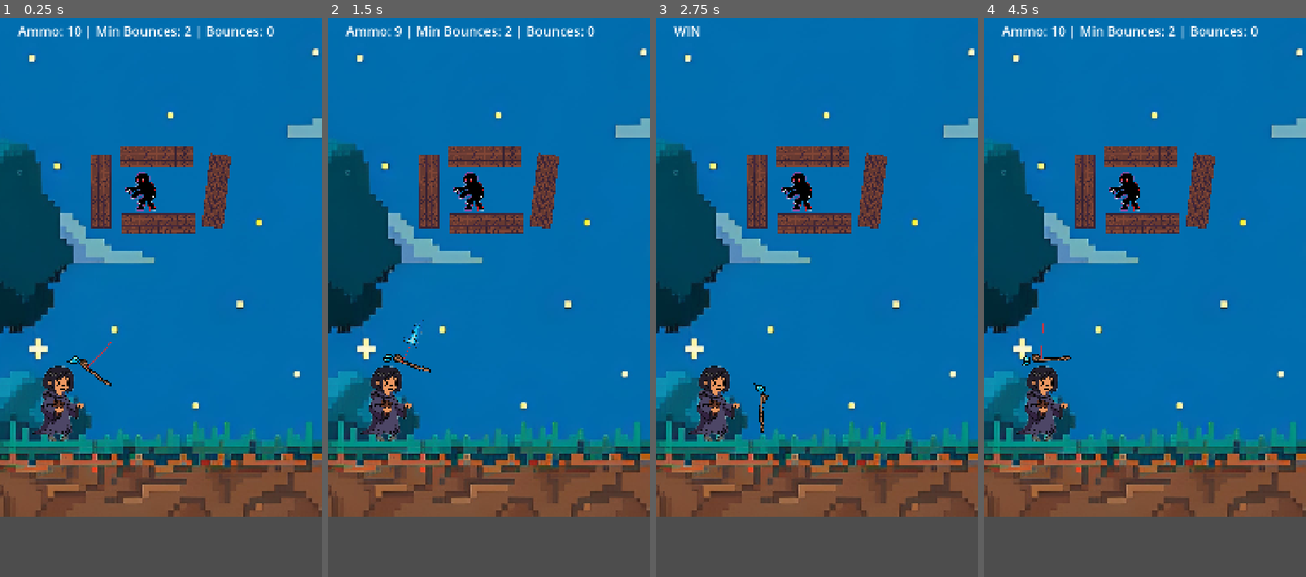
Above: before the commit, frames 1-4 (left to right).
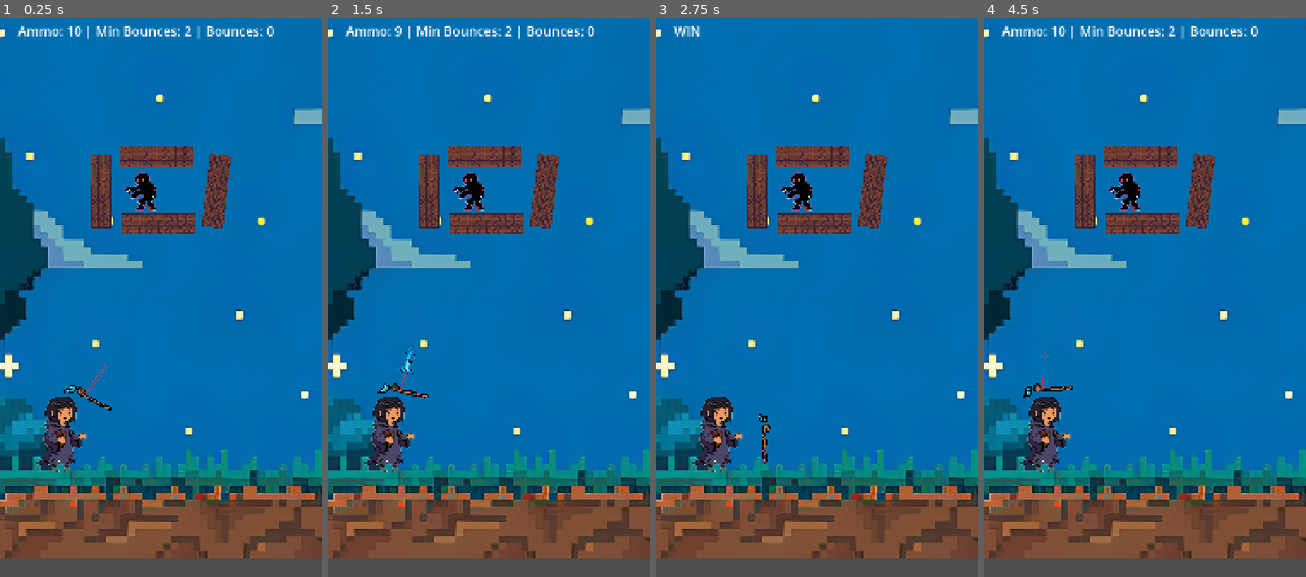
Above: after the commit, the same moments.

Repository: imdevanshrajesh/ragebait-wizardry
Game: Godot game, scene res://level_3.tscn
Same seed, same stepped clock (60 frames per second), same inputs: the game is played once before the commit and once after it. This scene is started directly instead of the project's main scene.
Inputs (mouse positions are in pixels of both pictures, inside the frame that each line leads up to):
- Up to frame 1 (0.25 s): no input
- Up to frame 2 (1.5 s): tap Enter at 0.5 s; move the mouse to (559, 263) at 0.52 s; hold R 0.53-1.28 s; tap Space at 1.25 s; move the mouse to (424, 319) at 1.27 s; click (424, 319) at 1.35 s
- Up to frame 3 (2.75 s): tap R at 1.55 s; tap Enter at 2 s; move the mouse to (849, 163) at 2.02 s; hold R from 2.03 s (still down)
- Up to frame 4 (4.5 s): tap Space at 2.75, 4.25 s; move the mouse to (1128, 403) at 2.77 s; release R at 2.78 s; tap R at 2.85, 4.35 s; tap Enter at 3.5 s; move the mouse to (1241, 375) at 3.52 s; hold R 3.53-4.28 s; click (1241, 375) at 3.6 s; move the mouse to (1048, 202) at 4.27 s

The runs differ from the first frame. In frame 1, 28% of the frame differs, in the area x 0-100%, y 1-97%; in frame 2, 28%; in frame 3, 28%; in frame 4, 28%.

Commit message:
Fixes

Diff:
--- a/level_3.tscn
+++ b/level_3.tscn
@@ -82,6 +82,7 @@
 position = Vector2(-1, -1)
 script = SubResource("GDScript_ootpb")
 required_bounces = 2
+next_level_path = "uid://cahjb2ymw0w7g"
 
 [node name="StaticBody2D" type="StaticBody2D" parent="." unique_id=1347023165]
 position = Vector2(283, 1806)
@@ -94,7 +95,7 @@
 
 [node name="Background" type="Sprite2D" parent="StaticBody2D" unique_id=1715237922]
 position = Vector2(145.02852, -282.9826)
-scale = Vector2(0.37618747, 0.3761876)
+scale = Vector2(0.43102035, 0.4310205)
 texture = ExtResource("1_br4so")
 
 [node name="Enemies" type="Node2D" parent="." unique_id=2113964160]
@@ -113,7 +114,7 @@
 text = "WIN"
 
 [node name="Player" parent="." unique_id=939501367 instance=ExtResource("3_rka8t")]
-position = Vector2(78, 1134.0001)
+position = Vector2(87, 1235.0001)
 scale = Vector2(0.84284097, 0.8248574)
 
 [node name="Wall" type="StaticBody2D" parent="." unique_id=233863487 groups=["walls"]]
--- a/level_4.tscn
+++ b/level_4.tscn
@@ -76,10 +76,9 @@
 size = Vector2(1248.25, 309)
 
 [node name="Level4" type="Node2D" unique_id=832187486]
-position = Vector2(5, 0)
+position = Vector2(3, 0)
 script = SubResource("GDScript_ootpb")
 required_bounces = 3
-next_level_path = "uid://bl1jmapggn37x"
 
 [node name="StaticBody2D" type="StaticBody2D" parent="." unique_id=1347023165]
 position = Vector2(283, 1806)
--- a/level_5.tscn
+++ /dev/null
@@ -1,217 +0,0 @@
-[gd_scene format=3 uid="uid://dh61gxwo738kl"]
-
-[ext_resource type="Texture2D" uid="uid://coejp15hiaaps" path="res://Assets/Images/Backgrounds/bg8.jpg" id="1_ugxsx"]
-[ext_resource type="PackedScene" uid="uid://cpoaij2cyvhs5" path="res://enemy.tscn" id="2_ihfcg"]
-[ext_resource type="Texture2D" uid="uid://cqnyniwa22cm3" path="res://Assets/Images/Walls/brick2.png" id="3_48hld"]
-[ext_resource type="PackedScene" uid="uid://b2ujtvgm0slhk" path="res://player.tscn" id="3_rka8t"]
-
-[sub_resource type="GDScript" id="GDScript_ootpb"]
-script/source = "extends Node2D
-
-@export var required_bounces: int = 1
-@export_file(\"*.tscn\") var next_level_path: String = \"\"
-
-@onready var enemies_folder: Node2D = $Enemies
-@onready var ui: CanvasLayer = $UI
-@onready var label: Label = $UI/Label
-@onready var player: Node2D = $Player
-var sound_played: bool = false
-var transitioning: bool = false
-
-func _ready() -> void:
-	ui.visible = true
-	label.position = Vector2(60, 60)
-	label.add_theme_font_size_override(\"font_size\", 44)
-	label.add_theme_color_override(\"font_color\", Color.WHITE)
-	if required_bounces > 1:
-		player.required_bounces = required_bounces
-
-func get_target_next_level() -> String:
-	if next_level_path != \"\":
-		return next_level_path
-	if scene_file_path.ends_with(\"level_1.tscn\") and ResourceLoader.exists(\"res://level_2.tscn\"):
-		return \"res://level_2.tscn\"
-	if scene_file_path.ends_with(\"level_2.tscn\") and ResourceLoader.exists(\"res://level_3.tscn\"):
-		return \"res://level_3.tscn\"
-	return \"\"
-
-func _process(_delta: float) -> void:
-	if Input.is_key_pressed(KEY_R):
-		get_tree().reload_current_scene()
-		return
-	if enemies_folder.get_child_count() == 0:
-		var target := get_target_next_level()
-		if target != \"\":
-			label.text = \"YOU WIN! Loading Next Level...\"
-			if not transitioning:
-				transitioning = true
-				await get_tree().create_timer(1.0).timeout
-				get_tree().change_scene_to_file(target)
-		else:
-			label.text = \"YOU BEAT THE GAME! (Press R to Replay)\"
-	elif not is_instance_valid(player) or player.is_dead:
-		if sound_played == false:
-			sound_played = true
-			var sfx = AudioStreamPlayer.new()
-			sfx.stream = load(\"res://Assets/death.mp3\")
-			add_child(sfx)
-			sfx.play()
-		label.text = \"YOU DIED! (Press R to Retry)\"
-	elif player.ammo <= 0 and get_tree().get_nodes_in_group(\"bullets\").is_empty():
-		label.text = \"OUT OF AMMO! (Press R to Retry)\"
-	else:
-		var current_bounces := 0
-		if is_instance_valid(player.last_bullet):
-			current_bounces = player.last_bullet.bounces_done
-		label.text = \"Ammo: \" + str(player.ammo) + \" | Min Bounces: \" + str(player.required_bounces) + \" | Bounces: \" + str(current_bounces)
-"
-
-[sub_resource type="RectangleShape2D" id="RectangleShape2D_ofp2b"]
-size = Vector2(463.86035, 94.14612)
-
-[sub_resource type="RectangleShape2D" id="RectangleShape2D_p1rdq"]
-size = Vector2(1189, 710)
-
-[sub_resource type="RectangleShape2D" id="RectangleShape2D_br4so"]
-size = Vector2(326.25, 309)
-
-[sub_resource type="RectangleShape2D" id="RectangleShape2D_8ons7"]
-size = Vector2(1189, 710)
-
-[node name="Level3" type="Node2D" unique_id=832187486]
-position = Vector2(-1, -1)
-script = SubResource("GDScript_ootpb")
-required_bounces = 2
-
-[node name="StaticBody2D" type="StaticBody2D" parent="." unique_id=1347023165]
-position = Vector2(283, 1806)
-scale = Vector2(3.6751392, 3.6751378)
-
-[node name="CollisionShape2D" type="CollisionShape2D" parent="StaticBody2D" unique_id=716720944]
-position = Vector2(-5.4419703, 54.96392)
-scale = Vector2(1.0000002, 1.0000001)
-shape = SubResource("RectangleShape2D_ofp2b")
-
-[node name="Background" type="Sprite2D" parent="StaticBody2D" unique_id=1715237922]
-position = Vector2(145.02852, -282.9826)
-scale = Vector2(0.37618747, 0.3761876)
-texture = ExtResource("1_ugxsx")
-
-[node name="Enemies" type="Node2D" parent="." unique_id=2113964160]
-scale = Vector2(1.0005345, 1.0007972)
-
-[node name="Enemy" parent="Enemies" unique_id=544123933 instance=ExtResource("2_ihfcg")]
-position = Vector2(1315.2969, 116.90681)
-scale = Vector2(-2.6611924, 2.4817338)
-
-[node name="UI" type="CanvasLayer" parent="." unique_id=573386668]
-
-[node name="Label" type="Label" parent="UI" unique_id=1080015511]
-offset_left = -1.0
-offset_right = 39.0
-offset_bottom = 23.0
-text = "WIN"
-
-[node name="Player" parent="." unique_id=939501367 instance=ExtResource("3_rka8t")]
-position = Vector2(78, 1134.0001)
-scale = Vector2(0.84284097, 0.8248574)
-
-[node name="Wall" type="StaticBody2D" parent="." unique_id=233863487 groups=["walls"]]
-position = Vector2(-258, -1001)
-scale = Vector2(3.4073052, 3.4073052)
-
-[node name="Sprite2D" type="Sprite2D" parent="Wall" unique_id=1259656115]
-position = Vector2(-518, 491)
-
-[node name="CollisionShape2D" type="CollisionShape2D" parent="Wall" unique_id=1850985]
-position = Vector2(-516.5, 502)
-shape = SubResource("RectangleShape2D_p1rdq")
-
-[node name="Enemy" type="StaticBody2D" parent="." unique_id=2124521668 groups=["walls"]]
-position = Vector2(658, 691)
-scale = Vector2(0.24525791, 0.0960906)
-
-[node name="Sprite2D" type="Sprite2D" parent="Enemy" unique_id=1893193246]
-position = Vector2(-518, 491)
-texture = ExtResource("3_48hld")
-
-[node name="CollisionShape2D" type="CollisionShape2D" parent="Enemy" unique_id=214670224]
-position = Vector2(-516.5, 502)
-shape = SubResource("RectangleShape2D_p1rdq")
-
-[node name="Enemy2" type="StaticBody2D" parent="." unique_id=861749881 groups=["walls"]]
-position = Vector2(653, 465)
-scale = Vector2(0.24525791, 0.0960906)
-
-[node name="Sprite2D" type="Sprite2D" parent="Enemy2" unique_id=141675941]
-position = Vector2(-518, 491)
-texture = ExtResource("3_48hld")
-
-[node name="CollisionShape2D" type="CollisionShape2D" parent="Enemy2" unique_id=2121934268]
-position = Vector2(-513.7449, 509.93536)
-shape = SubResource("RectangleShape2D_p1rdq")
-
-[node name="Enemy3" type="StaticBody2D" parent="." unique_id=176838013 groups=["walls"]]
-position = Vector2(293, 501.99994)
-rotation = -1.574587
-scale = Vector2(0.24525791, 0.0960906)
-
-[node name="Sprite2D" type="Sprite2D" parent="Enemy3" unique_id=1678883615]
-position = Vector2(-518, 491)
-texture = ExtResource("3_48hld")
-
-[node name="CollisionShape2D" type="CollisionShape2D" parent="Enemy3" unique_id=1561378541]
-position = Vector2(-513.7449, 509.93536)
-shape = SubResource("RectangleShape2D_p1rdq")
-
-[node name="Enemy4" type="StaticBody2D" parent="." unique_id=137020973 groups=["walls"]]
-position = Vector2(695.00006, 497.00003)
-rotation = -1.4549389
-scale = Vector2(0.24525791, 0.0960906)
-
-[node name="Sprite2D" type="Sprite2D" parent="Enemy4" unique_id=259917313]
-position = Vector2(-518, 491)
-texture = ExtResource("3_48hld")
-
-[node name="Wall2" type="StaticBody2D" parent="." unique_id=1259772968 groups=["walls"]]
-position = Vector2(4838, -1002)
-scale = Vector2(3.4073052, 3.4073052)
-
-[node name="Sprite2D" type="Sprite2D" parent="Wall2" unique_id=1301434531]
-position = Vector2(-518, 491)
-
-[node name="CollisionShape2D" type="CollisionShape2D" parent="Wall2" unique_id=294859130]
-position = Vector2(-516.5, 502)
-shape = SubResource("RectangleShape2D_p1rdq")
-
-[node name="Wall4" type="StaticBody2D" parent="." unique_id=1491327045 groups=["walls"]]
-position = Vector2(2138, -2806)
-scale = Vector2(3.4073052, 3.4073052)
-
-[node name="Sprite2D" type="Sprite2D" parent="Wall4" unique_id=1578205383]
-position = Vector2(-518, 491)
-
-[node name="CollisionShape2D" type="CollisionShape2D" parent="Wall4" unique_id=1987252304]
-position = Vector2(-524.46136, 480.4384)
-shape = SubResource("RectangleShape2D_p1rdq")
-
-[node name="Area2D" type="StaticBody2D" parent="." unique_id=552961083 groups=["walls"]]
-
-[node name="CollisionShape2D" type="CollisionShape2D" parent="Area2D" unique_id=2021142894]
-position = Vector2(172, 1652)
-shape = SubResource("RectangleShape2D_br4so")
-
-[node name="CollisionShape2D2" type="CollisionShape2D" parent="Area2D" unique_id=1424979234]
-position = Vector2(1132, 1656)
-shape = SubResource("RectangleShape2D_br4so")
-
-[node name="Wall3" type="StaticBody2D" parent="." unique_id=43553284 groups=["walls"]]
-position = Vector2(2356.0002, 1333)
-scale = Vector2(3.4073052, 3.4073052)
-
-[node name="Sprite2D" type="Sprite2D" parent="Wall3" unique_id=2073818722]
-position = Vector2(-518, 491)
-
-[node name="CollisionShape2D" type="CollisionShape2D" parent="Wall3" unique_id=405672672]
-position = Vector2(-516.5, 502)
-shape = SubResource("RectangleShape2D_8ons7")
--- a/project.godot
+++ b/project.godot
@@ -34,6 +34,10 @@
 "events": [Object(InputEventMouseButton,"resource_local_to_scene":false,"resource_name":"","device":-1,"window_id":0,"a …(259 unchanged characters)…
 ]
 }
+skip={
+"deadzone": 0.2,
+"events": []
+}
 
 [physics]
 
